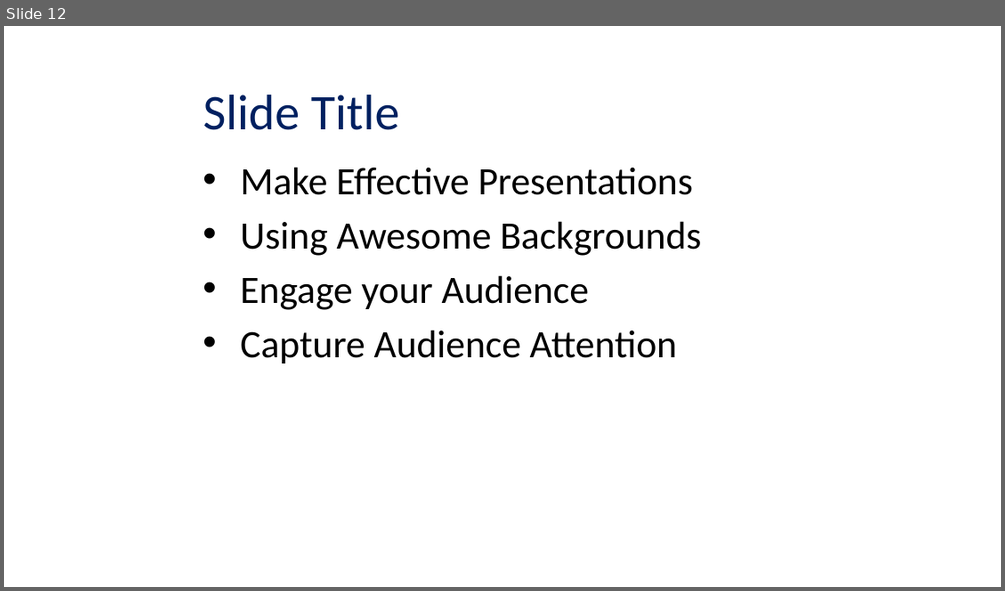
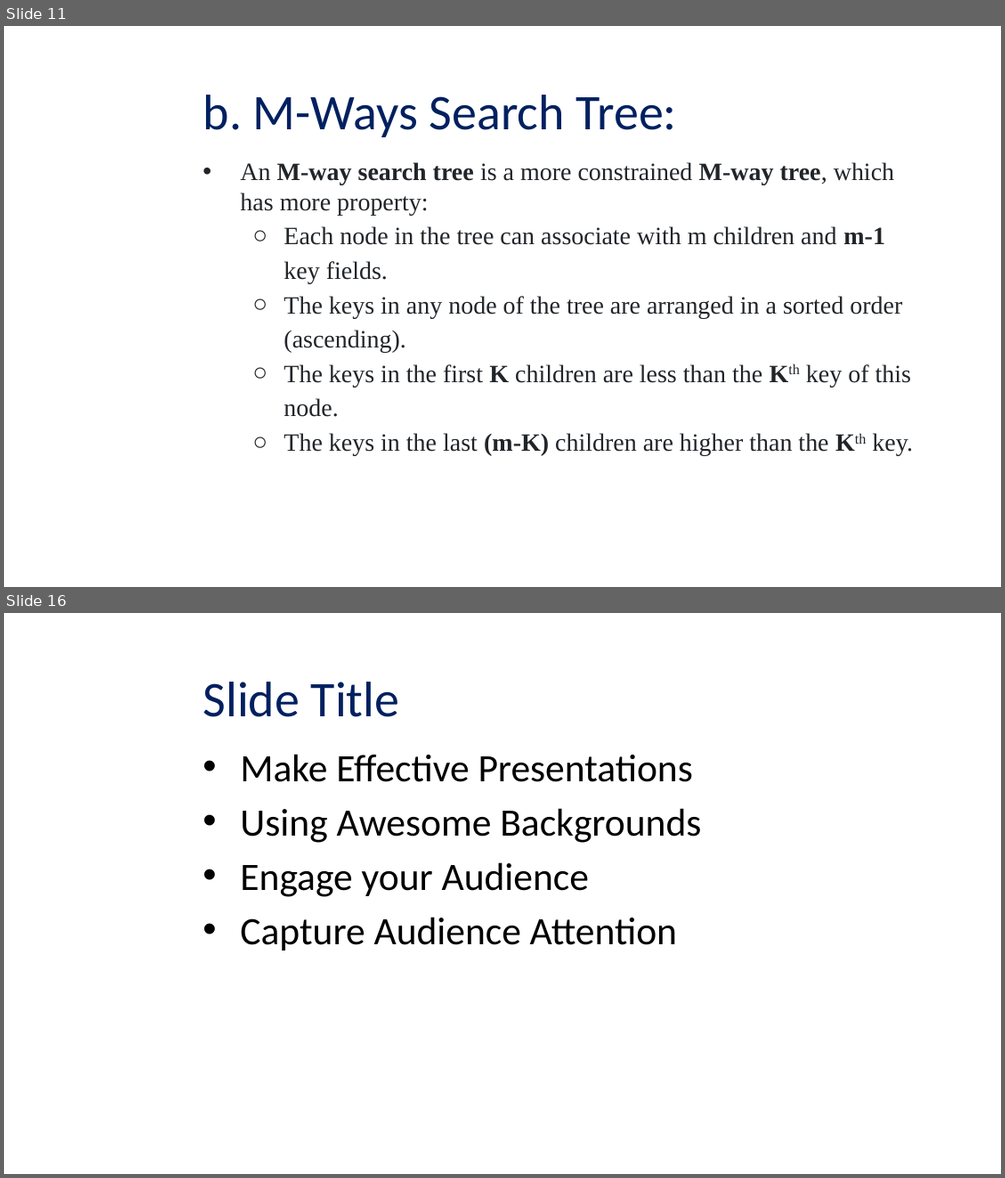
Before and after one commit to viettungvuong/Seminar, a slide deck: Seminar.pptx. Shown one above the other, each under a label of ours: slide 12 before the commit, slides 11 and 16 after it; the slides between them are not shown. The pictures are 1005x591 and 1005x1178 pixels, drawn with LibreOffice and Linux fonts; fonts in the diff are those of the drawing; background and template pictures are left out. Boxes give left, top, right and bottom in pixels: in the first picture for what was removed or moved away, otherwise in the second. Text is boxed around its words. In the diff, an @@ line names an element or a change of style, - is before the commit and + after.

```diff
--- a/Seminar.pptx
+++ b/Seminar.pptx
@@ slide 11 added at (x1=4, y1=26, x2=1001, y2=587), background picture (left out) @@
@@ title added at (x1=203, y1=95, x2=677, y2=137), 36 pt, text #002060 @@
+b. M-Ways Search Tree:
@@ text added at (x1=240, y1=162, x2=913, y2=456), 18 pt, text #212529 @@
+• An M-way search tree is a more constrained M-way tree, which has more property:
+  ○ Each node in the tree can associate with m children and m-1 key fields.
+  ○ The keys in any node of the tree are arranged in a sorted order (ascending).
+  ○ The keys in the first K children are less than the Kth key of this node.
+  ○ The keys in the last (m-K) children are higher than the Kth key.
@@ what was slide 12 is now slide 16 @@
```
Also in this commit, not shown: 3 other slides added.
